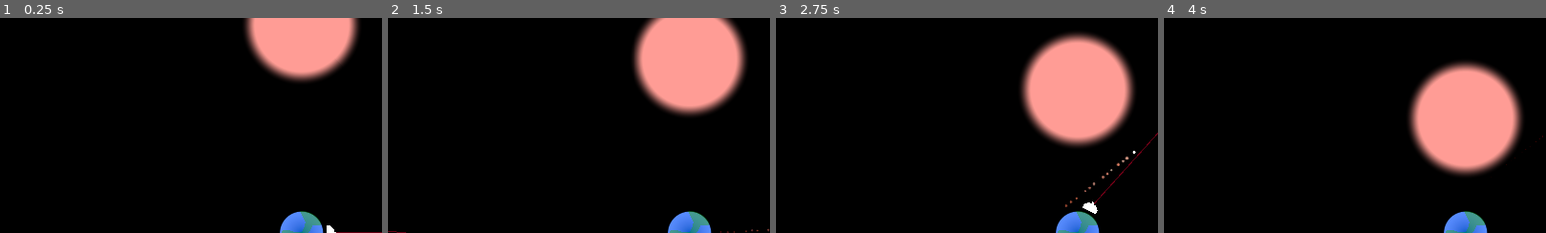
Above: before the commit, frames 1-4 (left to right).
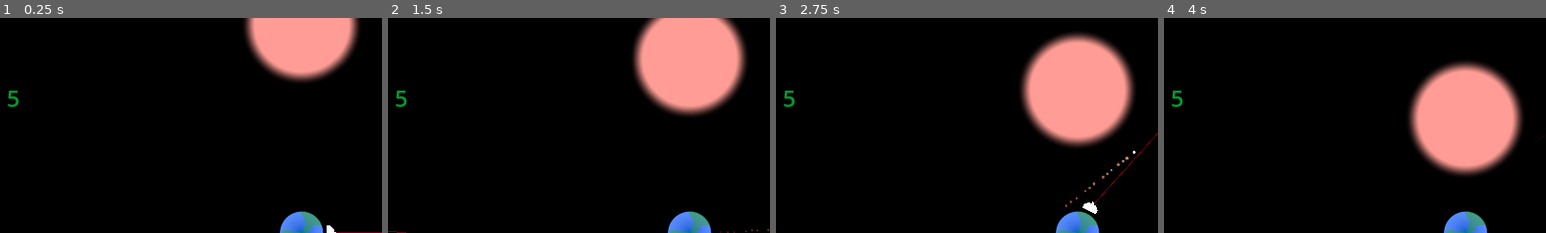
Above: after the commit, the same moments.

Repository: FFAACCUU/Terra-Invader
Game: Godot game, scene res://main.tscn
Two runs of this game, one before a commit and one after it. Both use one fixed random seed, a clock stepped at 60 frames per second and the inputs below. The engine's default icon, where the game draws it, is replaced by a stand-in: a white triangle on a blue panel in a dark square.
Inputs (mouse positions are % of the whole screen's width and height, from its top left):
- Up to frame 1 (0.25 s): no input
- Up to frame 2 (1.5 s): move the mouse to (72, 45) at 0.52 s; press the mouse at (72, 45) at 0.53 s; move the mouse to (30, 55) at 1.27 s; release the mouse at (30, 55) at 1.28 s; click (30, 55) at 1.35 s
- Up to frame 3 (2.75 s): move the mouse to (60, 28) at 2.02 s; press the mouse at (60, 28) at 2.03 s
- Up to frame 4 (4 s): move the mouse to (45, 70) at 2.77 s; release the mouse at (45, 70) at 2.78 s; click (45, 70) at 2.85 s; move the mouse to (80, 65) at 3.52 s; press the mouse at (80, 65) at 3.53 s
The pictures show only the part of the screen within x 10-60%, y 0-50%; the shares and areas given below are measured in that part.

The runs differ from the first frame. In frame 1, 0.1% of the frame differs, in the area x 2-5%, y 33-42%; in frame 2, 0.1%; in frame 3, 0.1%; in frame 4, 0.1%.

Commit message:
main.tscn

Diff:
--- a/main.tscn
+++ b/main.tscn
@@ -65,6 +65,15 @@
 horizontal_alignment = 1
 vertical_alignment = 1
 
+[node name="VidasRestantes" type="Label" parent="."]
+offset_left = -618.0
+offset_top = -315.0
+offset_right = -578.0
+offset_bottom = -270.0
+theme_override_colors/font_color = Color(0, 0.616985, 0.17758, 1)
+theme_override_font_sizes/font_size = 48
+text = "5"
+
 [node name="Sun" type="Sprite2D" parent="." node_paths=PackedStringArray("round_timer")]
 texture = SubResource("GradientTexture2D_qle1j")
 script = ExtResource("2_f62lb")
--- a/niveles/main.gd
+++ b/niveles/main.gd
@@ -5,6 +5,7 @@
 var current_round : int = 1
 
 @onready var label = $Label
+@onready var vidas_restantes = $VidasRestantes
 
 func _ready():
 	update_round_text()
@@ -15,9 +16,13 @@
 func _on_area_2d_body_entered(body: Node2D) -> void:
 	body.queue_free()
 	vida -= 1
+	actualizar_vidas_actuales()
 	if vida <= 0:
 		vida = 0
 		get_tree().quit()
+
+func actualizar_vidas_actuales():
+	vidas_restantes.text = str(vida)
 
 func _on_round_timer_timeout():
 	current_round += 1
